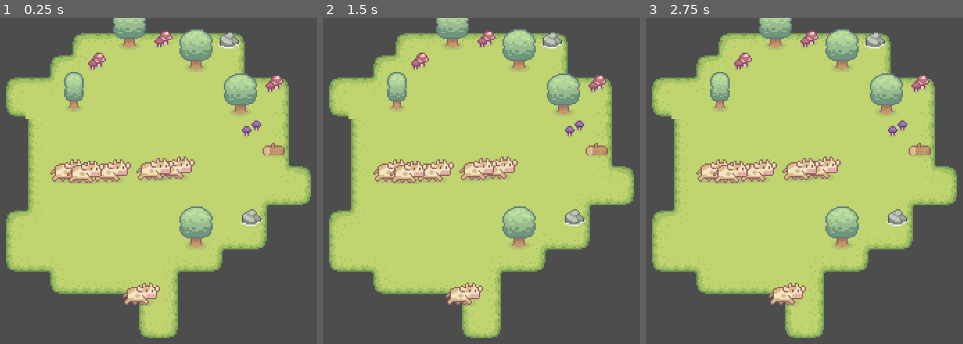
Above: before the commit, frames 1-3 (left to right).
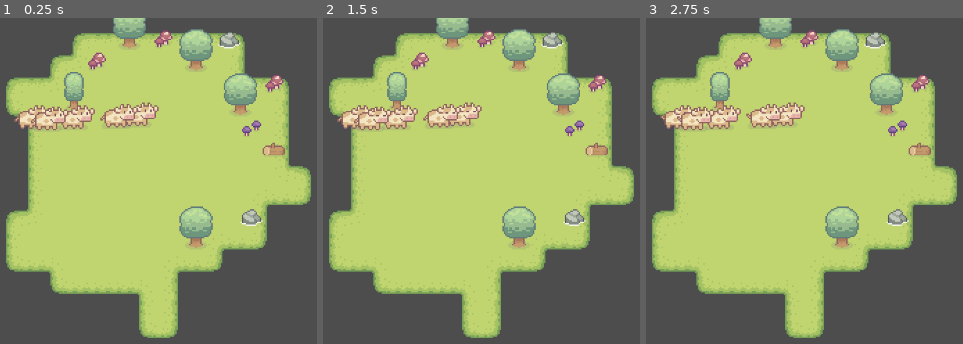
Above: after the commit, the same moments.

Repository: hugnata/Cowid24
Game: Godot game, scene res://scenes/gamu.tscn
Same seed, same stepped clock (60 frames per second), same inputs: the game is played once before the commit and once after it.
Inputs (mouse positions are in pixels of both pictures, inside the frame that each line leads up to):
- Up to frame 1 (0.25 s): no input
- Up to frame 2 (1.5 s): tap Enter at 0.5 s; move the mouse to (outside the picture) at 0.52 s; click (outside the picture) at 0.67 s; tap Space at 1.25 s; drag from (354, 265) to (481, 164) at 1.27 s
- Up to frame 3 (2.75 s): tap Enter at 2 s; move the mouse to (915, 145) at 2.02 s; click (915, 145) at 2.17 s

The runs differ from the first frame. In frame 1, 5.4% of the frame differs, in the area x 4-62%, y 25-89%; in frame 2, 5.4%; in frame 3, 5.4%.

Commit message:
recommit la vache

Diff:
--- a/scenes/gamu.tscn
+++ b/scenes/gamu.tscn
@@ -1,9 +1,8 @@
-[gd_scene load_steps=6 format=3 uid="uid://8jjmqtfb8eui"]
+[gd_scene load_steps=5 format=3 uid="uid://8jjmqtfb8eui"]
 
 [ext_resource type="Script" path="res://scripts/init.gd" id="1_hrvy0"]
 [ext_resource type="PackedScene" uid="uid://bmv5tx17gjijq" path="res://scenes/map.tscn" id="3_jycyd"]
 [ext_resource type="Script" path="res://scripts/cow_manager.gd" id="4_c7aa1"]
-[ext_resource type="PackedScene" uid="uid://ddxpjlx86dv77" path="res://scenes/vache.tscn" id="4_fhjf1"]
 
 [sub_resource type="RectangleShape2D" id="RectangleShape2D_xrk8v"]
 size = Vector2(184.25, 44.75)
@@ -30,6 +29,3 @@
 cows_node = NodePath("../Cows")
 
 [node name="Cows" type="Node" parent="."]
-
-[node name="Vache" parent="." instance=ExtResource("4_fhjf1")]
-position = Vector2(252, 194)
--- a/scenes/vache.gd
+++ b/scenes/vache.gd
@@ -6,8 +6,6 @@
 	#$VachAnimation.animation = "idle"
 	$VacheSprite/VachAnimation.play("idle")
 
-
-
 # Called every frame. 'delta' is the elapsed time since the previous frame.
 func _process(delta: float) -> void:
 	pass
--- a/scenes/vache.tscn
+++ b/scenes/vache.tscn
@@ -1,15 +1,47 @@
-[gd_scene load_steps=7 format=3 uid="uid://ddxpjlx86dv77"]
+[gd_scene load_steps=8 format=3 uid="uid://ddxpjlx86dv77"]
 
 [ext_resource type="Texture2D" uid="uid://betysxas66av5" path="res://assets/Characters/Free Cow Sprites.png" id="1_2eh31"]
 [ext_resource type="Script" path="res://scenes/vache.gd" id="2_sjswn"]
 
+[sub_resource type="Animation" id="Animation_qro8v"]
+length = 0.001
+tracks/0/type = "value"
+tracks/0/imported = false
+tracks/0/enabled = true
+tracks/0/path = NodePath("VacheSprite:frame")
+tracks/0/interp = 1
+tracks/0/loop_wrap = true
+tracks/0/keys = {
+"times": PackedFloat32Array(0),
+"transitions": PackedFloat32Array(1),
+"update": 1,
+"values": [0]
+}
+
+[sub_resource type="Animation" id="Animation_5616k"]
+resource_name = "idle"
+loop_mode = 1
+tracks/0/type = "value"
+tracks/0/imported = false
+tracks/0/enabled = true
+tracks/0/path = NodePath("VacheSprite:frame")
+tracks/0/interp = 1
+tracks/0/loop_wrap = true
+tracks/0/keys = {
+"times": PackedFloat32Array(0, 0.366667, 0.733333),
+"transitions": PackedFloat32Array(1, 1, 1),
+"update": 1,
+"values": [0, 1, 2]
+}
+
 [sub_resource type="Animation" id="Animation_cvsw0"]
 resource_name = "moving"
 length = 0.7
+loop_mode = 1
 tracks/0/type = "value"
 tracks/0/imported = false
 tracks/0/enabled = true
-tracks/0/path = NodePath(".:frame")
+tracks/0/path = NodePath("VacheSprite:frame")
 tracks/0/interp = 1
 tracks/0/loop_wrap = true
 tracks/0/keys = {
@@ -19,37 +51,6 @@
 "values": [3, 4]
 }
 
-[sub_resource type="Animation" id="Animation_qro8v"]
-length = 0.001
-tracks/0/type = "value"
-tracks/0/imported = false
-tracks/0/enabled = true
-tracks/0/path = NodePath(".:frame")
-tracks/0/interp = 1
-tracks/0/loop_wrap = true
-tracks/0/keys = {
-"times": PackedFloat32Array(0),
-"transitions": PackedFloat32Array(1),
-"update": 1,
-"values": [3]
-}
-
-[sub_resource type="Animation" id="Animation_5616k"]
-resource_name = "idle"
-length = 2.0
-tracks/0/type = "value"
-tracks/0/imported = false
-tracks/0/enabled = true
-tracks/0/path = NodePath(".:frame")
-tracks/0/interp = 1
-tracks/0/loop_wrap = true
-tracks/0/keys = {
-"times": PackedFloat32Array(0, 0.666667, 1.33333),
-"transitions": PackedFloat32Array(1, 1, 1),
-"update": 1,
-"values": [0, 1, 2]
-}
-
 [sub_resource type="AnimationLibrary" id="AnimationLibrary_v30tp"]
 _data = {
 "RESET": SubResource("Animation_qro8v"),
@@ -57,15 +58,25 @@
 "moving": SubResource("Animation_cvsw0")
 }
 
-[node name="VacheSprite" type="Sprite2D"]
+[sub_resource type="RectangleShape2D" id="RectangleShape2D_q8sbs"]
+size = Vector2(29, 20)
+
+[node name="Vache" type="CharacterBody2D"]
 position = Vector2(30, 37)
+script = ExtResource("2_sjswn")
+
+[node name="VacheSprite" type="Sprite2D" parent="."]
+position = Vector2(-26, -38)
 texture = ExtResource("1_2eh31")
 hframes = 3
 vframes = 2
-frame = 3
-script = ExtResource("2_sjswn")
 
-[node name="VachAnimation" type="AnimationPlayer" parent="."]
+[node name="VachAnimation" type="AnimationPlayer" parent="VacheSprite"]
+root_node = NodePath("../..")
 libraries = {
 "": SubResource("AnimationLibrary_v30tp")
 }
+
+[node name="CollisionShape2D" type="CollisionShape2D" parent="."]
+position = Vector2(-26, -34)
+shape = SubResource("RectangleShape2D_q8sbs")
